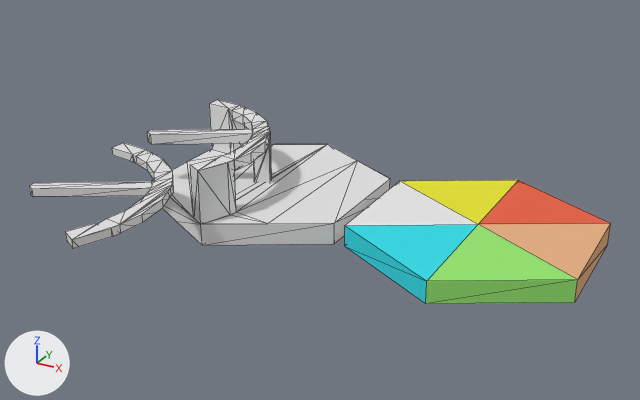
What one commit did to the Blender file 3Dmodels/Environment/tile_temple.blend.
The view is the same before and after, from a 50 mm lens placed at (42.5, -67.5, 34.8), pointed at (9.5, -7.5, 4.8). Arrows for +X, +Y and +Z are at lower left; the lights stay in place. Mesh edges are drawn as thin lines.

In view in the first picture: 'temple', 'tile_temple', 'tile_temple_old'.
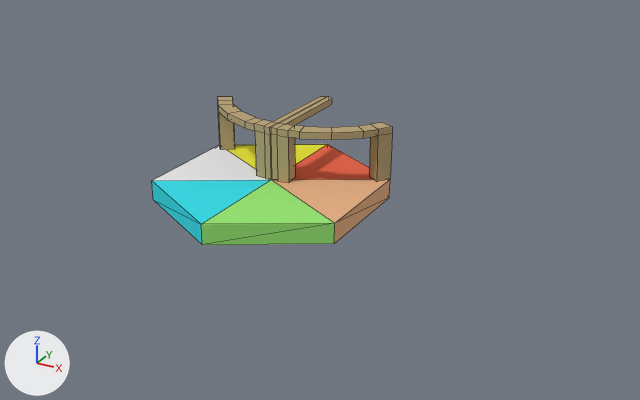
Boxes [x1, y1, x2, y2] around the edits, measured in the pictures (640 x 400 px):
'tile_temple', moved: before [345, 180, 611, 304]; after [152, 144, 390, 245]
'tile_temple_old', hidden: before [148, 100, 390, 245]
'temple', reshaped, moved, turned, rescaled: before [29, 143, 173, 248]; after [217, 96, 392, 183]

The change, as a diff of the scene's bpy script:
```diff
--- a/3Dmodels/Environment/tile_temple.blend.py
+++ b/3Dmodels/Environment/tile_temple.blend.py
@@ mat_temple @@
+mat_temple = diffuse_material('Temple')
+mat_temple.base_color = (0.477, 0.368, 0.197)  # beige #b8a37b
@@ me_cube @@
 # used by ob_temple; location = (-1.0, -18.0, 11.0); scale = (9.51, 9.51, 4.7)
-me_cube.from_pydata(...)  # 99 vertices, 100 faces; spans x -0.95..0.27, y -0.9..0.92, z -1.0..-0.85
+me_cube.from_pydata(...)  # 92 vertices, 90 faces; spans x -0.34..5.0, y -3.71..7.74, z -10.04..10.04
+# me_cube part 1: the whole mesh is rebuilt
+me_cube.materials.append(mat_temple)  # beige #b8a37b
@@ ob_tile_temple @@
 ob_tile_temple = bpy.data.objects.new('tile_temple', me_object_002)
-ob_tile_temple.location = (21.0, 0.0, 0.0)
+ob_tile_temple.location = (0.0, 0.0, 0.0)
 ob_tile_temple.rotation_euler = (1.571, 0.0, 0.0)  # degrees (90, 0, 0)
@@ ob_tile_temple_old @@
 ob_tile_temple_old.location = (0.0, 0.0, 0.0)
+ob_tile_temple_old.hide_viewport = True
@@ ob_temple @@
 ob_temple = bpy.data.objects.new('temple', me_cube)
-ob_temple.location = (-1.0, -18.0, 11.0)
-ob_temple.scale = (9.51, 9.51, 4.7)
+ob_temple.location = (0.0, 3.74, 7.0)
+ob_temple.rotation_euler = (0.0, 1.571, 0.0)  # degrees (0, 90, 0)
```
